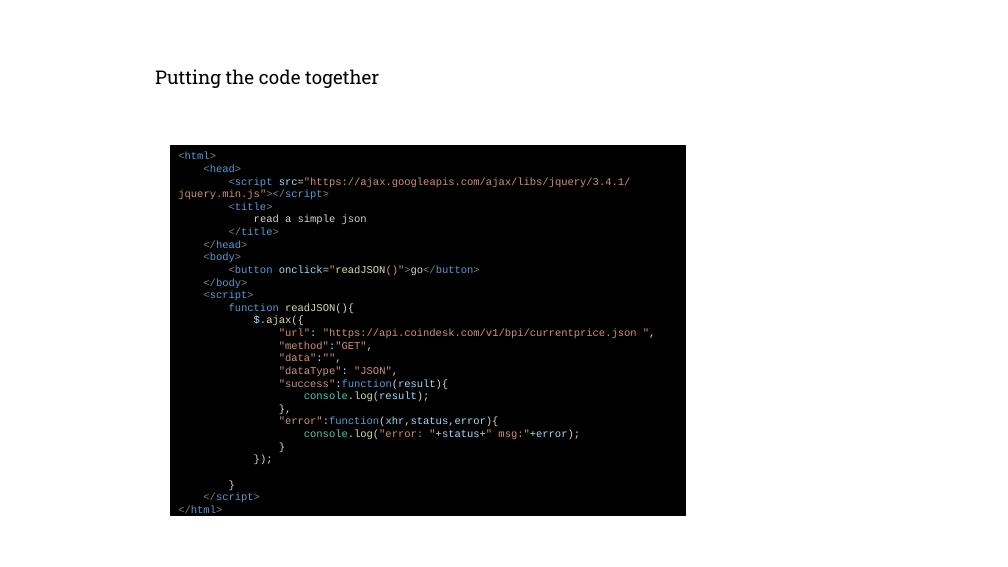
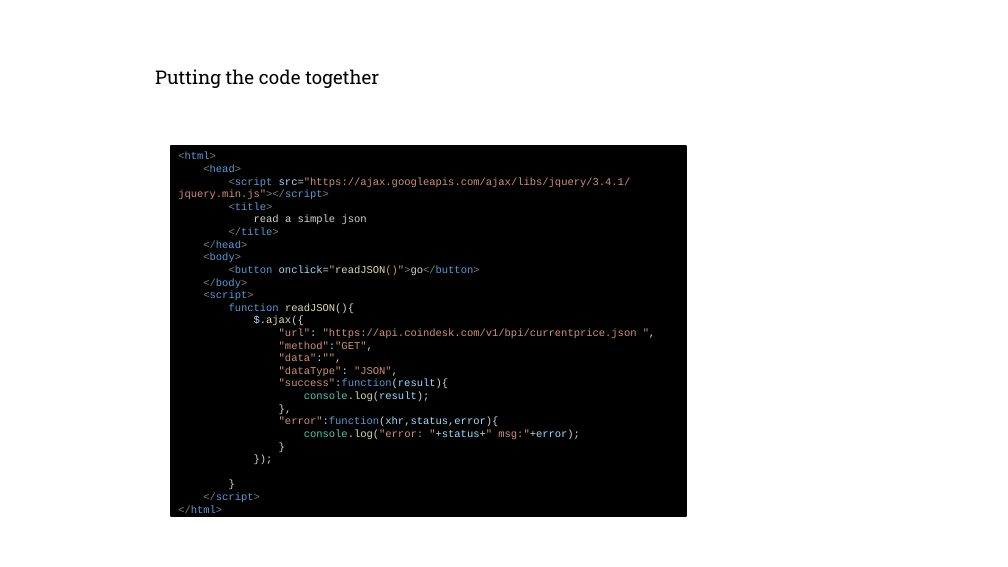
Before and after one commit to nurbujang/WSAA-coursework, a slide deck: slide 8 of labs/WSAA 9 DR 6.3 AJAX JQuery_ed.pptx. Drawn at 1008x567 pixels with LibreOffice and Linux fonts; fonts in the diff are those of the drawing; background and template pictures are left out. Boxes give left, top, right and bottom in pixels: in the first picture for what was removed or moved away, otherwise in the second. Text is boxed around its words. In the diff, an @@ line names an element or a change of style, - is before the commit and + after.

Commit message:
start html

```diff
--- a/labs/WSAA 9 DR 6.3 AJAX JQuery_ed.pptx
+++ b/labs/WSAA 9 DR 6.3 AJAX JQuery_ed.pptx
@@ rectangle "<html>" at (171,146,686,516): outline #000000 1 pt to #000000 2 pt @@
```
Also in this commit, not shown: 9 other slides changed, 14 other files.
